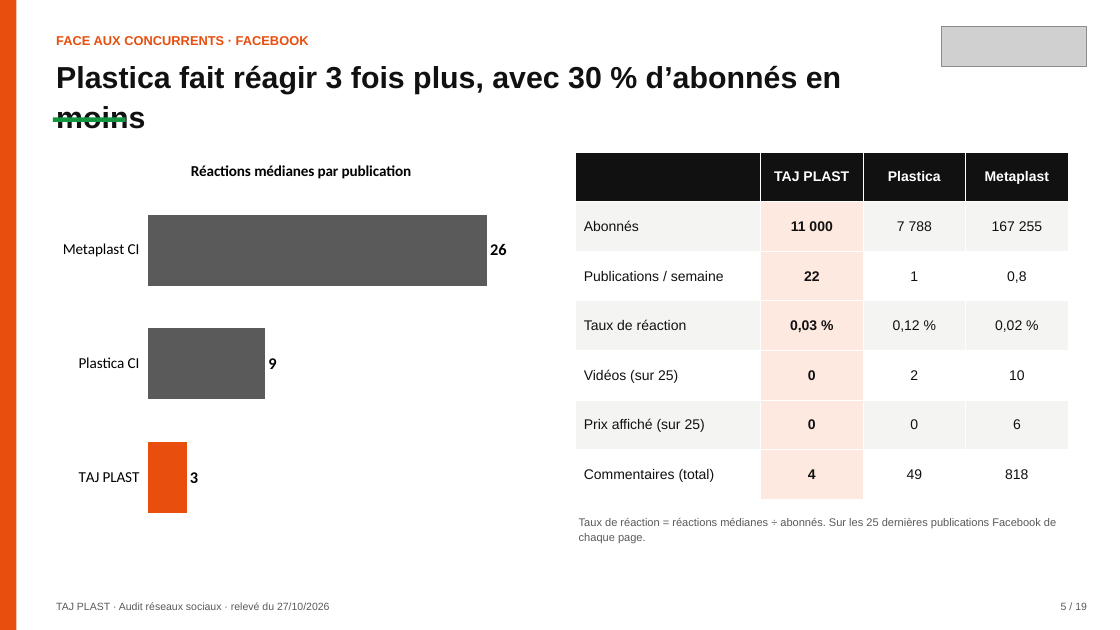
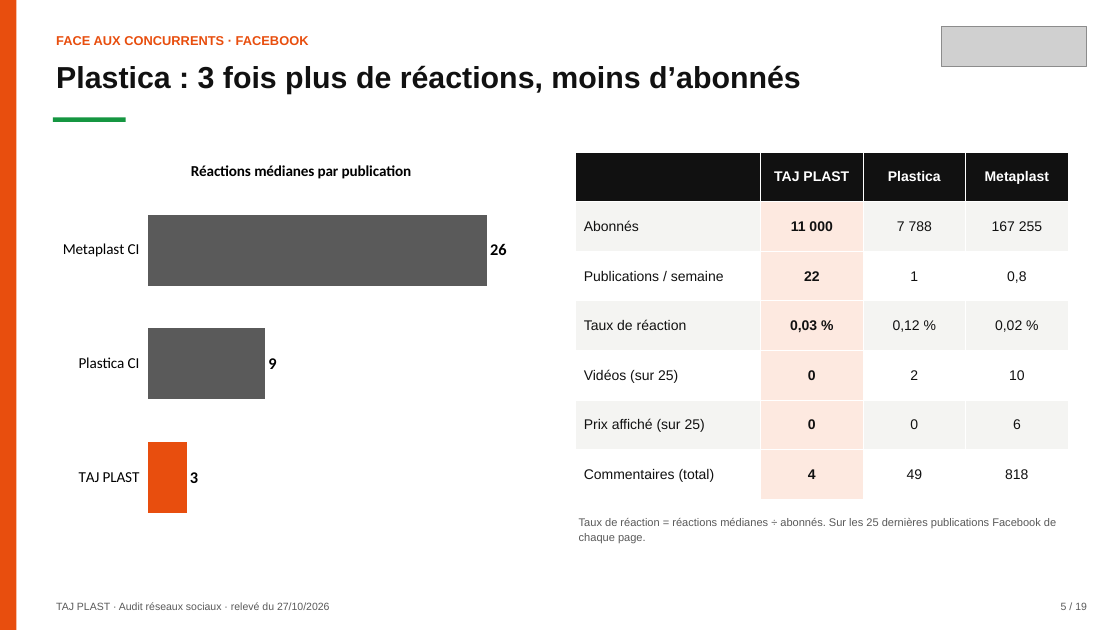
Before and after one commit to leslita06/fatima-unifood-fictif, a slide deck: slide 5 of tmp-tj/261028_tajplast_audit-reseaux-sociaux_v1.pptx. Drawn at 1120x630 pixels with LibreOffice and Linux fonts; fonts in the diff are those of the drawing; grey boxes stand for pictures. Boxes give left, top, right and bottom in pixels: in the first picture for what was removed or moved away, otherwise in the second. Text is boxed around its words. In the diff, an @@ line names an element or a change of style, - is before the commit and + after.

Commit message:
tmp

```diff
--- a/tmp-tj/261028_tajplast_audit-reseaux-sociaux_v1.pptx
+++ b/tmp-tj/261028_tajplast_audit-reseaux-sociaux_v1.pptx
@@ text at (56,65,801,94): text changed @@
-Plastica fait réagir 3 fois plus, avec 30 % d’abonnés en moins
+Plastica : 3 fois plus de réactions, moins d’abonnés
```
Also in this commit, not shown: 3 other slides changed.
